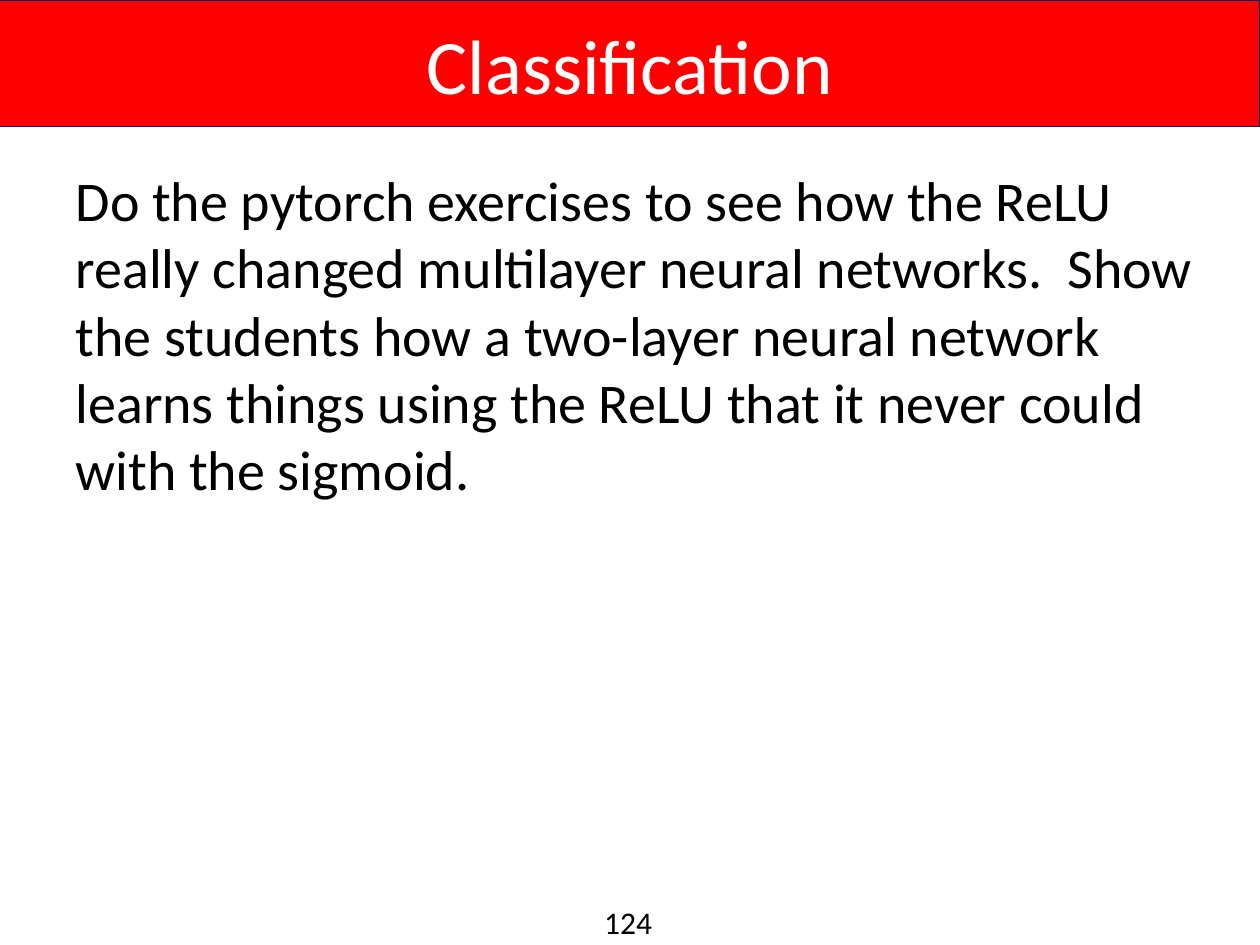
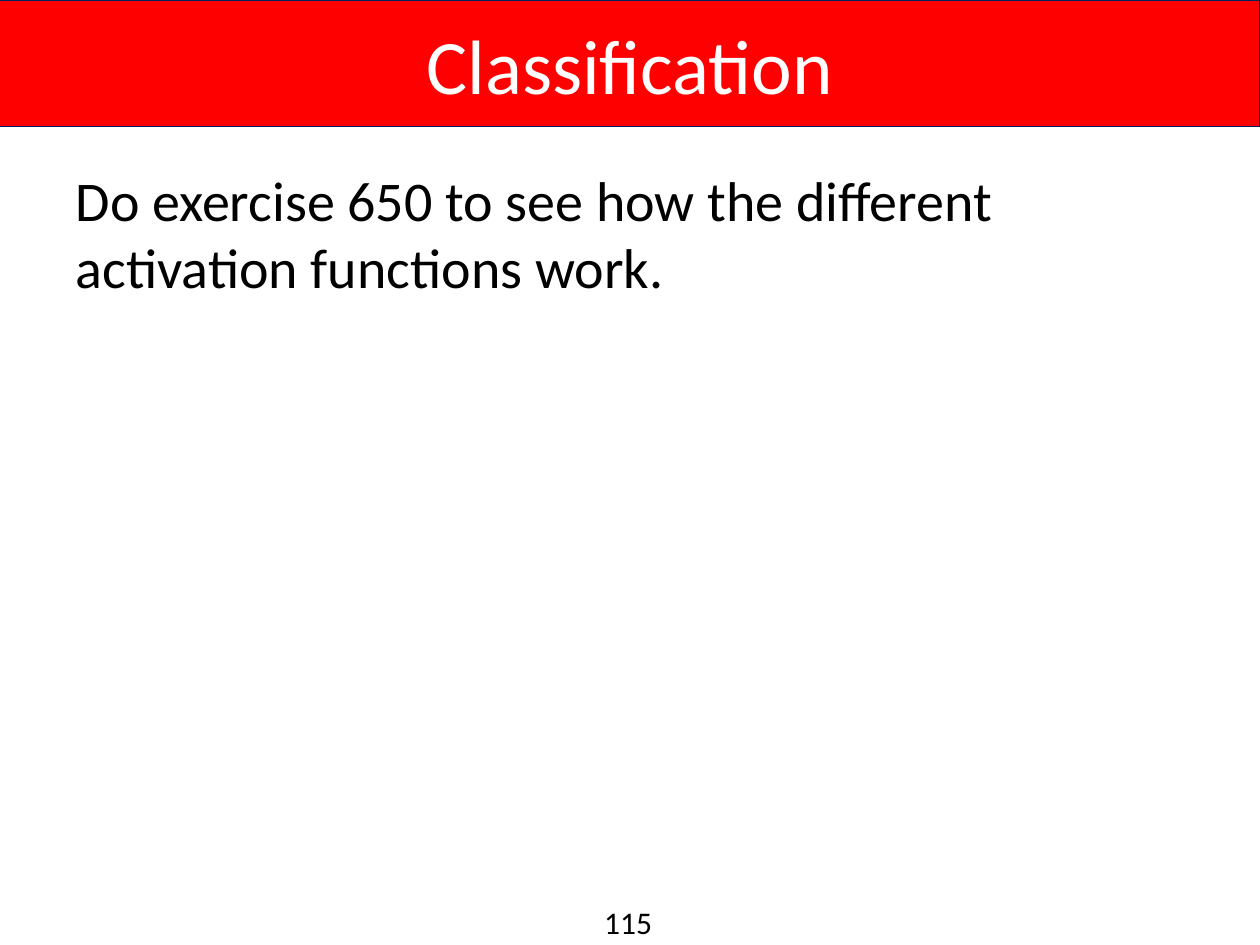
Before and after one commit to aiaioo/DeepLearningBasicsTutorial, a slide deck: slide 115 of DeepLearningBasics.pptx (slide 124 before the commit). Drawn at 1260x945 pixels with LibreOffice and Linux fonts; fonts in the diff are those of the drawing; background and template pictures are left out. Boxes give left, top, right and bottom in pixels: in the first picture for what was removed or moved away, otherwise in the second. Text is boxed around its words. In the diff, an @@ line names an element or a change of style, - is before the commit and + after.

```diff
--- a/DeepLearningBasics.pptx
+++ b/DeepLearningBasics.pptx
@@ text at [76, 182, 992, 289]: text changed @@
-Do the pytorch exercises to see how the ReLU really changed multilayer neural networks. Show the students how a two-layer neural network learns things using the ReLU that it never could with the sigmoid.
+Do exercise 650 to see how the different activation functions work.
@@ page number at [604, 913, 652, 935]: text changed @@
-124
+115
```
Also in this commit, not shown: 29 other slides changed, 3 slides added, 10 slides removed.
